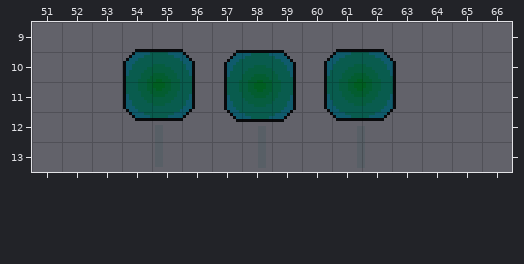
Tiled map -- raw/maps/prototype.tmx. The picture above is the old version.
Cells are 10x10 px. Shown: x 51..66, y 9..13.
After the commit:
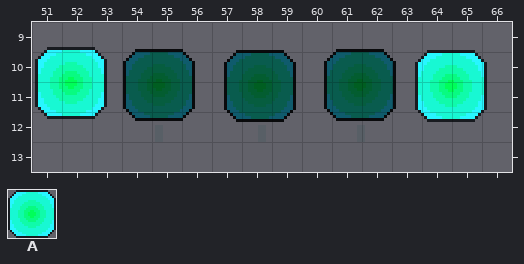
Key: from "dynamic": A 26 "letter_light_lit".
Objects are placed by their top-left corner, in cells (3,4 is the top-left corner of cell 3,4); size is 1x1 cell unless given.
Commit message: Temporarily added "lit" lights just for demo purposes
Change:
Layer "Fixed":
added: A "demo_letter_lights" at 51.1,9.8 size 2.4x2.4
added: A "demo_letter_lights" at 63.8,9.9 size 2.4x2.4
Boxes around the changes in both pictures, in picture pixels (x1, y1, x2, y2):
added: (35, 47, 107, 119)
added: (415, 50, 487, 122)
